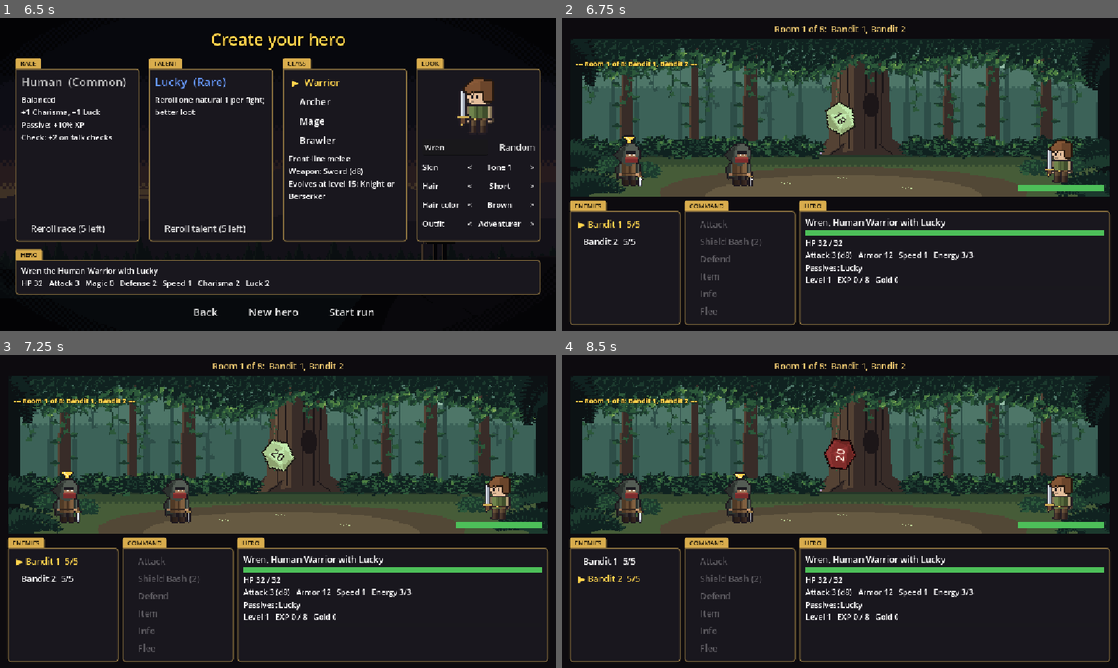
Above: before the commit, frames 1-4 (two rows, left to right).
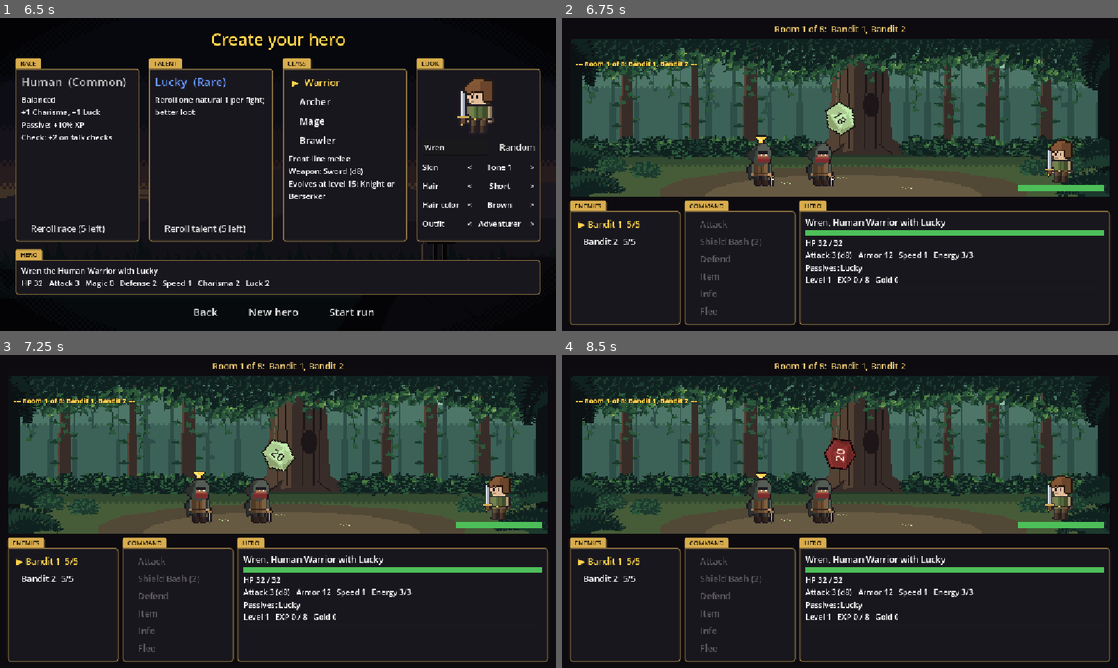
Above: after the commit, the same moments.

Repository: khasmn/project-k
Game: Godot game, scene res://scenes/menu/main_menu.tscn
Same seed, same stepped clock (60 frames per second), same inputs: the game is played once before the commit and once after it.
Inputs (mouse positions are in pixels of both pictures, inside the frame that each line leads up to):
- Up to frame 1 (6.5 s): click "New Game" at 0.5 s; click "New hero" at 1.25 s; click "▶ New hero" at 2 s; click "▶ New hero" at 2.75 s; click "Warrior" at 3.5 s; click "New hero" at 4.25 s; click "Warrior" at 5 s; click "▶ Warrior" at 5.75 s
- Up to frame 2 (6.75 s): click "Start run" at 6.5 s
- Up to frame 3 (7.25 s): no input
- Up to frame 4 (8.5 s): click (628, 498) at 7.27 s; click (762, 498) at 8.02 s

Frame 1 is identical in both runs. In frame 2, 1.8% of the frame differs, in the area x 9-50%, y 37-54%; in frame 3, 1.9%; in frame 4, 2.3%, in the area x 2-50%, y 37-73%.

Commit message:
Stand enemies closer together
Co-Authored-By: Claude Opus 5.5 <noreply@anthropic.com>

Diff:
--- a/scenes/combat/combat.tscn
+++ b/scenes/combat/combat.tscn
@@ -101,7 +101,7 @@
 [node name="EnemyList" type="GridContainer" parent="Margin/VBox/Arena/VBox/Field"]
 layout_mode = 2
 unique_name_in_owner = true
-size_flags_horizontal = 3
+size_flags_horizontal = 6
 theme_override_constants/h_separation = 8
 theme_override_constants/v_separation = 8
 columns = 4
--- a/scripts/combat/combat_screen.gd
+++ b/scripts/combat/combat_screen.gd
@@ -424,8 +424,7 @@
 ## A clickable monster card: name, HP bar, HP and stats. Clicking it makes that monster the target.
 func _make_card(foe: Combatant) -> Button:
 	var card: Button = Button.new()
-	card.custom_minimum_size = Vector2(0, 116)
-	card.size_flags_horizontal = Control.SIZE_EXPAND_FILL
+	card.custom_minimum_size = Vector2(SPRITE_SIZE + 20, 116)  # fixed width keeps the group close together
 	card.pressed.connect(_set_target.bind(foe))
 	var lines: VBoxContainer = VBoxContainer.new()
 	lines.name = "Lines"
@@ -476,6 +475,7 @@
 		arrow.offset_bottom = arrow.offset_top + 24
 		picture.mouse_filter = Control.MOUSE_FILTER_IGNORE
 		card.add_child(picture)
+		card.custom_minimum_size.x = maxf(card.custom_minimum_size.x, shown)  # bosses are wider
 		pictures[foe] = picture
 		lines.hide()  # art only: the info shows on hover or with the Info command
 	return card
